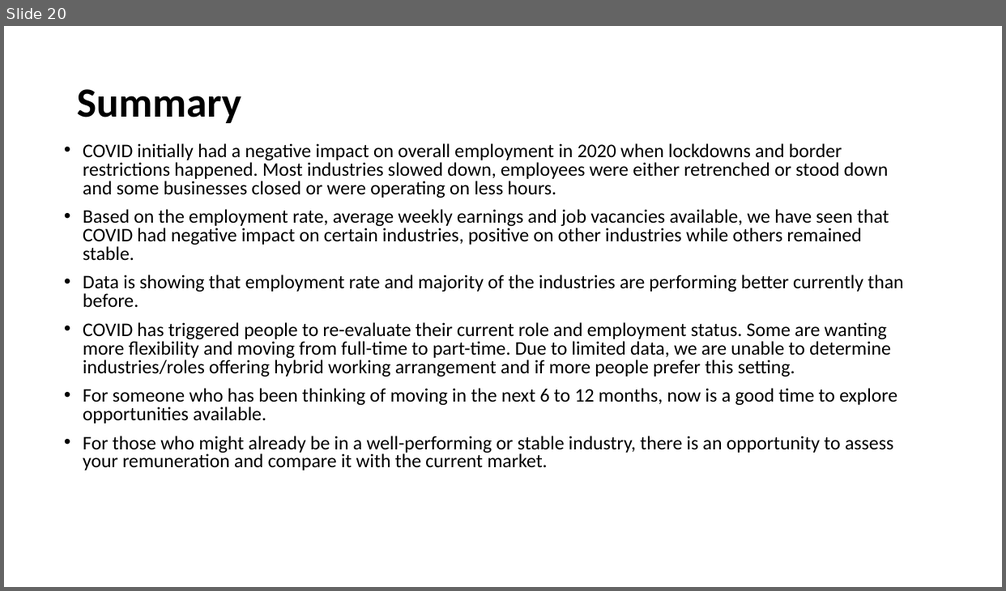
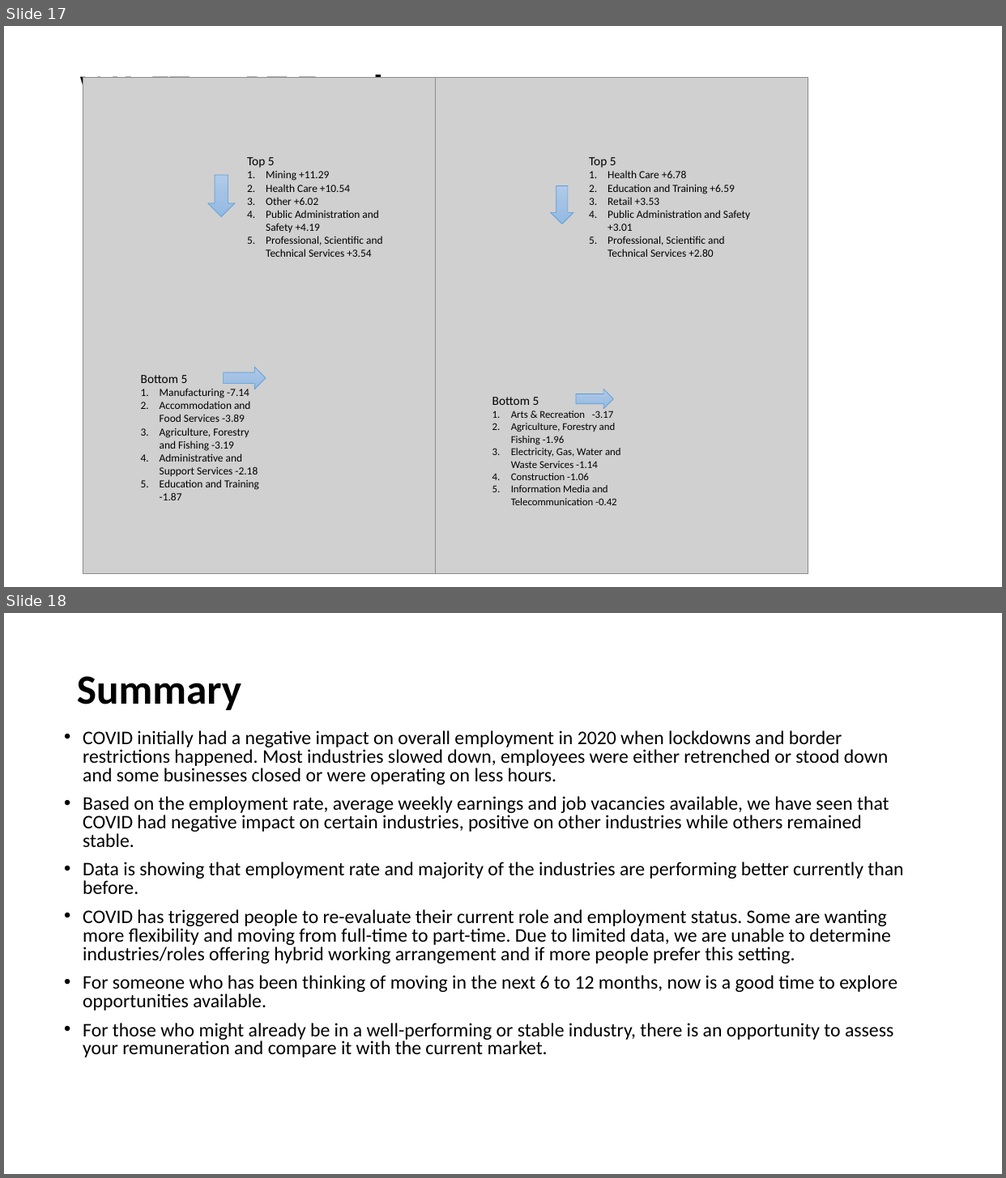
Before and after one commit to CarmenK2/GroupProject1, a slide deck: Final PPT Presentation.pptx. Shown one above the other, each under a label of ours: slide 20 before the commit, slides 17 and 18 after it. The pictures are 1006x591 and 1006x1178 pixels, drawn with LibreOffice and Linux fonts; fonts in the diff are those of the drawing; grey boxes stand for pictures. Boxes give left, top, right and bottom in pixels: in the first picture for what was removed or moved away, otherwise in the second. Text is boxed around its words. In the diff, an @@ line names an element or a change of style, - is before the commit and + after.

Commit message:
final ppt updated

```diff
--- a/Final PPT Presentation.pptx
+++ b/Final PPT Presentation.pptx
@@ slide 17 added at (4, 26, 1002, 587), background #FFFFFF @@
@@ title added at (80, 69, 516, 113), 40 pt, text #000000, bold @@
+WA FT vs PT Employment
@@ picture added at (83, 78, 455, 574) @@
@@ picture added at (436, 78, 808, 574) @@
@@ text added at (247, 157, 383, 257), 10.5 pt, text #000000 @@
+Top 5
+1. Mining +11.29
+2. Health Care +10.54
+3. Other +6.02
+4. Public Administration and Safety +4.19
+5. Professional, Scientific and Technical Services +3.54
@@ text added at (589, 157, 750, 257), 10.5 pt, text #000000 @@
+Top 5
+1. Health Care +6.78
+2. Education and Training +6.59
+3. Retail +3.53
+4. Public Administration and Safety +3.01
+5. Professional, Scientific and Technical Services +2.80
@@ down arrow added at (208, 175, 236, 217), fill gradient #B1CBE9 to #A3C1E5 to #93B9E4, outline #5B9BD5 0.5 pt @@
@@ down arrow added at (551, 186, 573, 224), fill gradient #B1CBE9 to #A3C1E5 to #93B9E4, outline #5B9BD5 0.5 pt @@
@@ text added at (141, 375, 259, 501), 10.5 pt, text #000000 @@
+Bottom 5
+1. Manufacturing -7.14
+2. Accommodation and Food Services -3.89
+3. Agriculture, Forestry and Fishing -3.19
+4. Administrative and Support Services -2.18
+5. Education and Training -1.87
@@ right arrow added at (224, 367, 266, 390), fill gradient #B1CBE9 to #A3C1E5 to #93B9E4, outline #5B9BD5 0.5 pt @@
@@ right arrow added at (576, 389, 613, 408), fill gradient #B1CBE9 to #A3C1E5 to #93B9E4, outline #5B9BD5 0.5 pt @@
@@ text added at (492, 397, 621, 506), 10 pt, text #000000 @@
+Bottom 5
+1. Arts & Recreation -3.17
+2. Agriculture, Forestry and Fishing -1.96
+3. Electricity, Gas, Water and Waste Services -1.14
+4. Construction -1.06
+5. Information Media and Telecommunication -0.42
@@ what was slide 20 is now slide 18 @@
```
Also in this commit, not shown: 1 other slide added, 4 slides removed.
